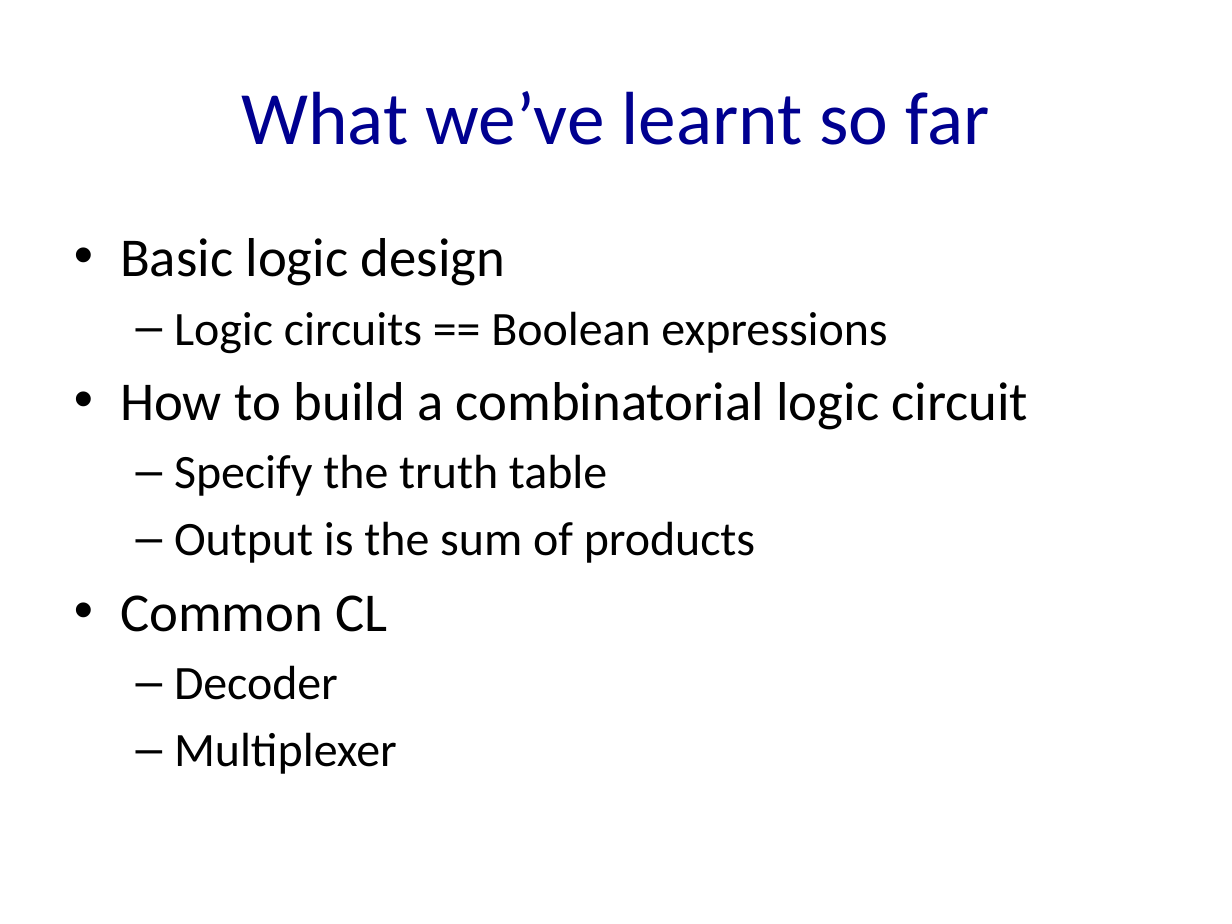
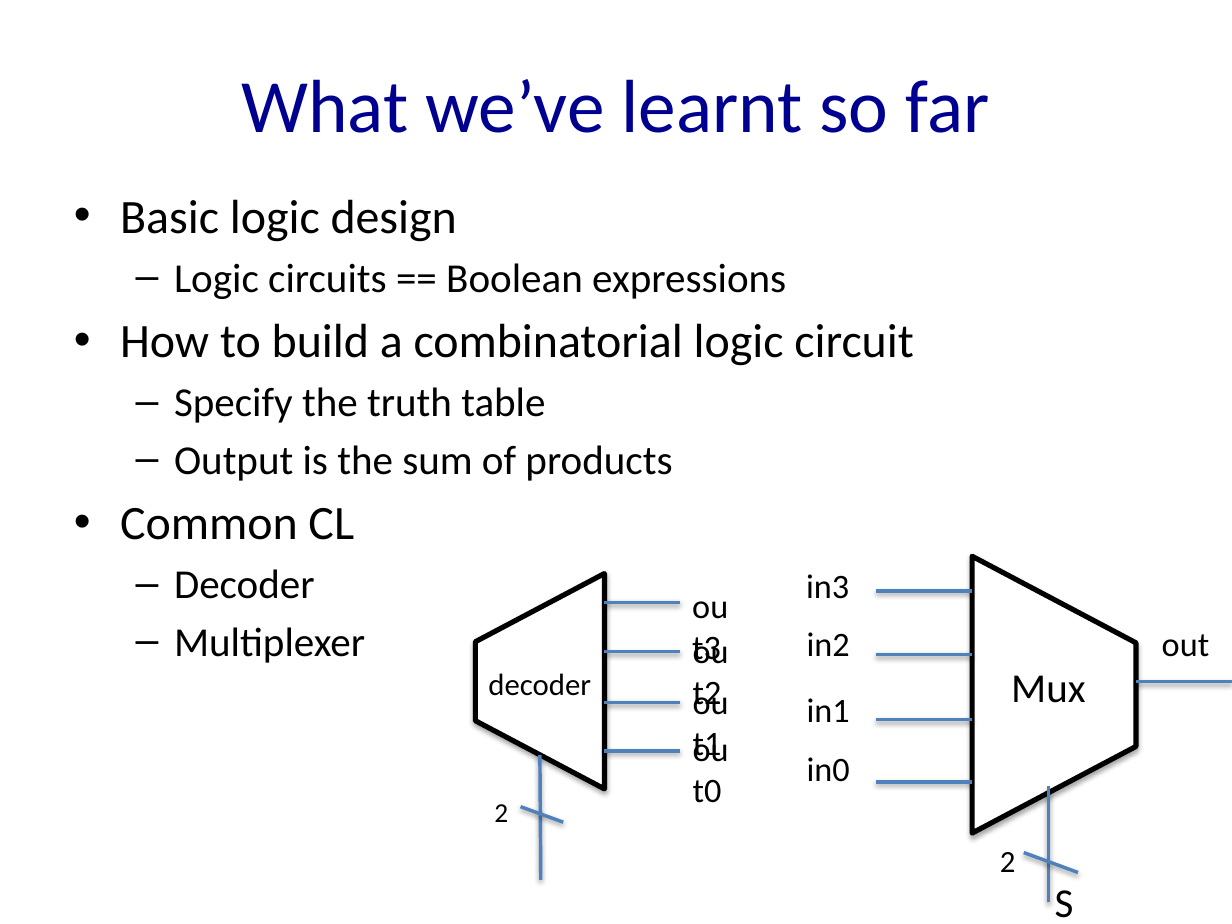
Before and after one commit to NYU-CSO/nyu-cso.github.io, a slide deck: slide 2 of notes/arch-alu.pptx. Drawn at 1232x924 pixels with LibreOffice and Linux fonts; fonts in the diff are those of the drawing. Boxes give left, top, right and bottom in pixels: in the first picture for what was removed or moved away, otherwise in the second. Text is boxed around its words. In the diff, an @@ line names an element or a change of style, - is before the commit and + after.

```diff
--- a/notes/arch-alu.pptx
+++ b/notes/arch-alu.pptx
@@ title "What we’ve learnt so far": place and size @@
-title "What we’ve learnt so far" at box(241, 91, 990, 145)
+title "What we’ve learnt so far" at box(241, 79, 990, 133)
@@ text "Basic logic design": place and size @@
-text "Basic logic design" at box(120, 238, 1029, 774)
+text "Basic logic design" at box(120, 199, 913, 663)
@@ text "Basic logic design" at box(120, 199, 913, 663): size 32 to 28 pt in "Basic logic design", "How to build a combinatorial logic circuit", "Common CL"; size 28 to 24 pt in "Logic circuits == Boolean expressions", "Specify the truth table", "Output is the sum of products", "Decoder" and 1 more places @@
@@ group added at box(806, 556, 1232, 918): 8 texts, 7 lines, 1 trapezoid @@
+Mux
+2
+S
+in3
+in2
+in1
+in0
+out
@@ group added at box(476, 574, 752, 880): 6 texts, 6 lines, 1 trapezoid @@
+decoder
+2
+out3
+out2
+out1
+out0
```
Also in this commit, not shown: 8 other slides changed, 5 slides added, 2 other files.
